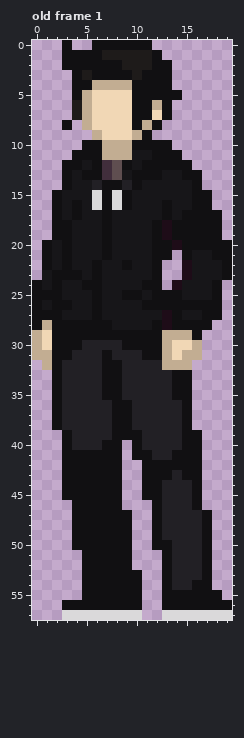
One commit to this animated GIF sprite: static/avatar.gif. This is how it looked before the edit.
The file is 20x58 pixels. Colours within 5 levels of each other are drawn and written as one. Shown: old frame 1. The commit also changed other frames, which this record leaves out.
Once edited:
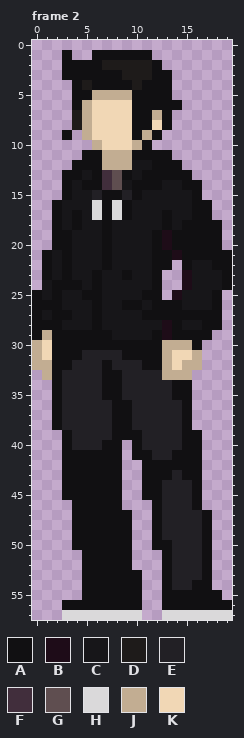
Palette (. is transparent): A #111012  B #1e0c18  C #171619  D #1e1b1a  E #222025  F #412e3c  G #5f4e50  H #dad9da  J #c2ad92  K #f1d7b5
A new or re-ordered frame is compared with the old frame closest to it.
Changes in this commit:
frames 1 -> 4
--- frame 2 is new; against old frame 1
@@ x 0..19 @@
- 0 ...A..AAAAAA........
- 1 ...AAAADDDDDA.......
- 2 ...AAAAAADDDAA......
- 3 ....ADAAAADAAA......
- 4 ....AAJJJJAAAA......
- 5 ....AJKKKKAAAAA.....
- 6 ....DJKKKKAAJA......
- 7 ....DJKKKKAAKA......
- 8 ...A.JKKKKAJA.......
- 9 ......JKKKJA........
-10 .....AAJJJAAAA......
-11 ....AAAJJJCCAAA.....
-12 ...AACAFGACAAAAA....
-13 ...ACAAFGCAAACCAA...
-14 ...ACCEAAEACCCCCA...
-15 ..ACCCHAHACCCCCCAA..
-16 ..ACACHAHACCCACCAA..
-17 ..ACACCACCCCCACAAAA.
-18 ..AACCCACCCCABAAAAA.
+ 0 ....................
+ 1 ...A..AAAAAA........
+ 2 ...AAAADDDDDA.......
+ 3 ...AAAAAADDDAA......
+ 4 ....ADAAAADAAA......
+ 5 ....AAJJJJAAAA......
+ 6 ....AJKKKKAAAAA.....
+ 7 ....DJKKKKAAJA......
+ 8 ....DJKKKKAAKA......
+ 9 ...A.JKKKKAJA.......
+10 ......JKKKJA........
+11 .....AAJJJAAAA......
+12 ....AAAJJJCCAAA.....
+13 ...AACAFGACAAAAA....
+14 ...ACAAFGCAAACCAA...
+15 ...ACCEAAEACCCCCA...
+16 ..ACCCHAHACCCCCCAA..
+17 ..ACACHAHACCCACCAA..
+18 ..ACACCACCCCCACAAAA.
 19 ..AACCCACCCCABAAAAA.
-20 .ACACCCACCCCAABAAAAA
-21 .ACACCCACCCCAA.ACCAA
-22 .ACACCACCACCA..BCCCA
-23 .CAAACACCCCCA..BCCCA
-24 ACACCAACCCCAA.BCCCA.
-25 AAACCCACCAACAAACCCA.
-26 ACAACCACCCCAAAAAAAA.
-27 AAACCCACCCCCCBACCAA.
-28 AJAAAAAACCCCABAAAA..
-29 JKAAAAAAAAAAAJJJA...
-30 JKAAAEEEEAAAAJKKJ...
-31 JJAAEEEAEEEAAJKJJ...
-32 .JAEEEEAAEEEEJJJ....
-33 ..AEEEEAAEEEEEAA....
+20 ..AACCCACCCCABAAAAA.
+21 .ACACCCACCCCAABAAAAA
+22 .ACACCCACCCCAA.ACCAA
+23 .ACACCACCACCA..BCCCA
+24 .CAAACACCCCCA..BCCCA
+25 ACACCAACCCCAA.BCCCA.
+26 AAACCCACCAACAAACCCA.
+27 ACAACCACCCCAAAAAAAA.
+28 AAACCCACCCCCCBACCAA.
+29 AJAAAAAACCCCABAAAA..
+30 JKAAAAAAAAAAAJJJA...
+31 JKAAAEEEEAAAAJKKJ...
+32 JJAAEEEAEEEAAJKJJ...
+33 .JAEEEEAAEEEEJJJ....
 34 ..AEEEEAAEEEEEAA....
Changed places in both pictures, as pixel boxes (x1, y1, x2, y2):
changed: (32, 40, 232, 380)
